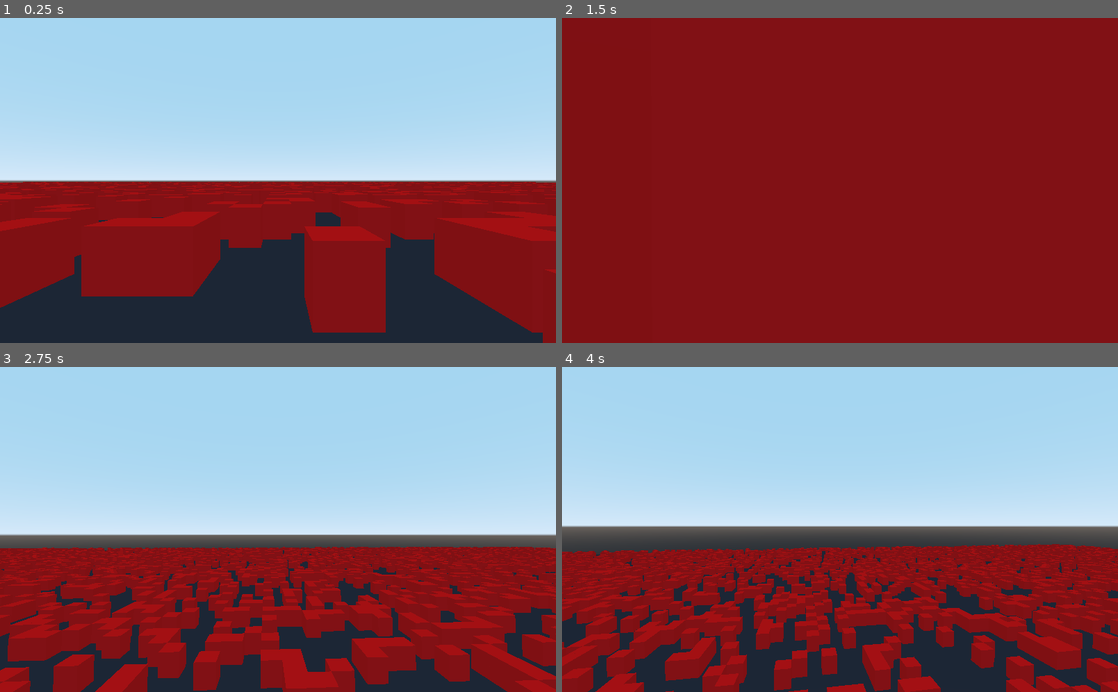
Above: before the commit, frames 1-4 (two rows, left to right).
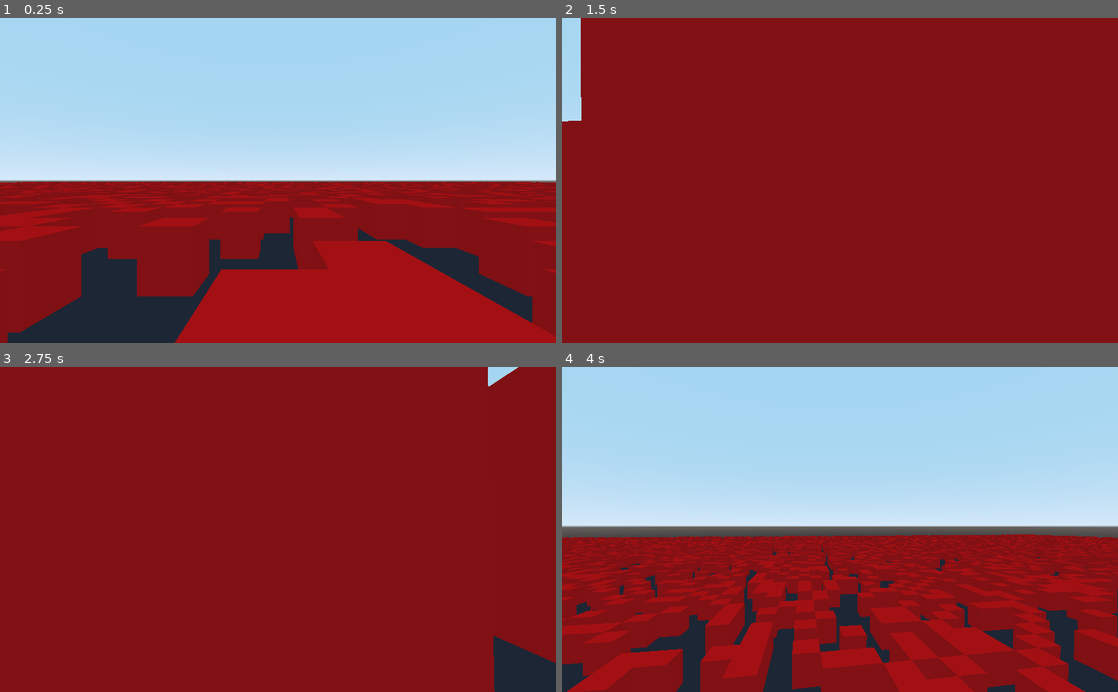
Above: after the commit, the same moments.

Repository: tdworowy/cellular_automata_the_game
Game: Godot game, scene res://main.tscn
Same seed, same stepped clock (60 frames per second), same inputs: the game is played once before the commit and once after it.
Inputs (mouse positions are in pixels of both pictures, inside the frame that each line leads up to):
- Up to frame 1 (0.25 s): no input
- Up to frame 2 (1.5 s): move the mouse to (867, 180) at 0.52 s; hold W (forward) from 0.53 s (still down); tap Space (jump) at 0.77 s; move the mouse to (812, 180) at 1.27 s
- Up to frame 3 (2.75 s): keep holding W (forward); tap Space (jump) at 1.52 s; move the mouse to (289, 523) at 2.02 s
- Up to frame 4 (4 s): keep holding W (forward); move the mouse to (834, 536) at 2.77 s; tap Space (jump) at 3.02, 3.77 s; move the mouse to (878, 532) at 3.52 s

The runs differ from the first frame. In frame 1, 25% of the frame differs, in the area x 0-100%, y 50-100%; in frame 2, 1.1%; in frame 3, 74%, in the area x 0-100%, y 0-100%; in frame 4, 30%.

Commit message:
fix

Diff:
--- a/main.gd
+++ b/main.gd
@@ -2,6 +2,7 @@
 
 const scale_x = 2
 const scale_z = 2
+const scale_y = 3
 const red = Color( 1, 0, 0, 1 )
 
 
@@ -11,7 +12,7 @@
 		var row = []
 		for j in range(z):
 			randomize()
-			var rand_int = rand_range(1,10)
+			var rand_int = (randi() % 10)  + 1
 			if rand_int <= int(prob_of_one * 10):
 				row.append(1)
 			else:
@@ -26,7 +27,7 @@
 	var box = CSGBox.new()
 
 	static_body.scale.x = scale_x
-	static_body.scale.y = 5
+	static_body.scale.y = scale_y
 	static_body.scale.z = scale_z
 
 	static_body.translation.x = x
@@ -55,7 +56,7 @@
 	for row in grid:
 		for value in row:
 			if value == 1:
-				var box = generate_box(material,x,1,z)
+				var box = generate_box(material,x,3,z)
 				self.add_child(box)
 			x = x - (scale_x * 2)
 		x = floor_scale_x
